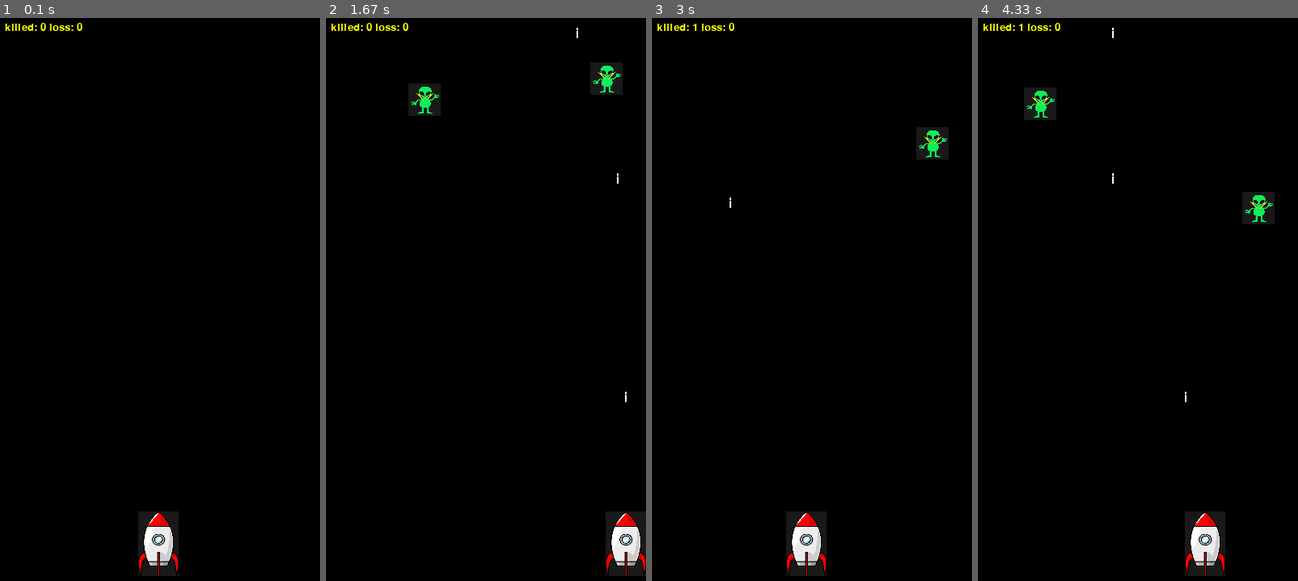
Above: before the commit, frames 1-4 (left to right).
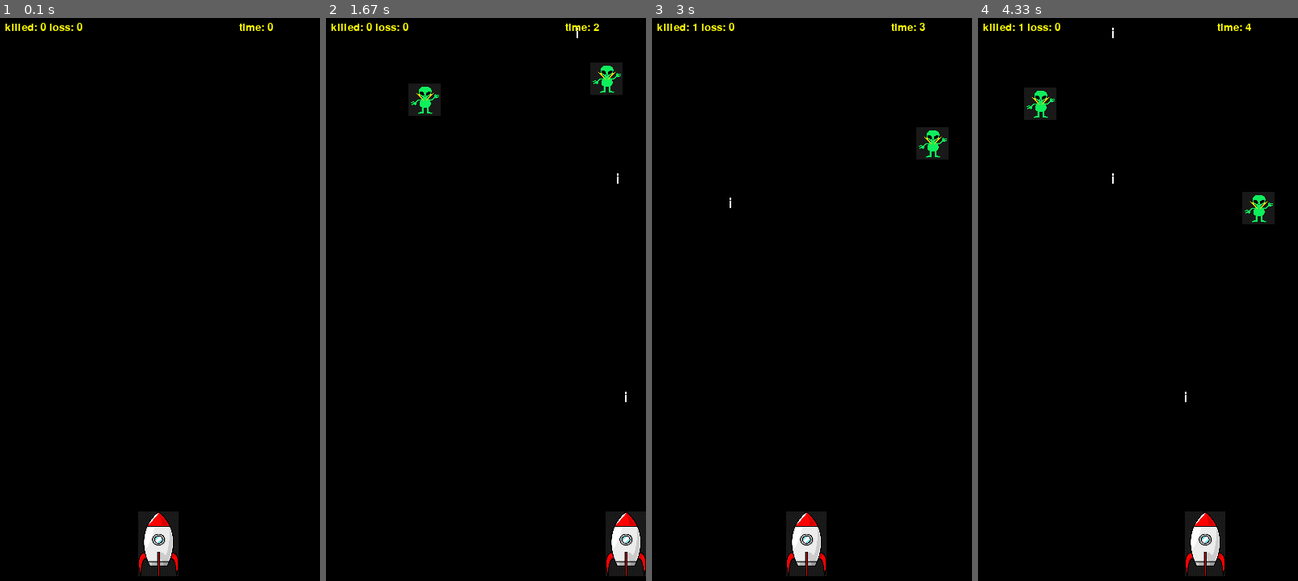
Above: after the commit, the same moments.

Repository: twoyu0830/Python_Practice
Game: pygame game, started from pygame_practice2.py
The game is run twice, just before and just after one commit, with the same random seed, the same clock (stepped at 60 frames per second) and the same inputs.
Inputs:
- Up to frame 1 (0.1 s): no input
- Up to frame 2 (1.67 s): tap Space at 0.33, 0.73, 1.03, 1.23, 1.53 s; hold Right 0.67-1.13 s; hold Right 1.17-1.63 s
- Up to frame 3 (3 s): hold Left 1.67-2.2 s; tap Space at 1.73, 2.03, 2.3, 2.6, 2.73 s; hold Left 2.23-2.63 s; hold Right from 2.67 s (still down)
- Up to frame 4 (4.33 s): tap Space at 3.03, 3.4, 3.7, 3.9, 4.2 s; release Right at 3.3 s; hold Left 3.33-3.8 s; hold Right 3.83-4.3 s

The runs differ from the first frame. In frame 1, less than 0.1% of the frame differs, in the area x 74-86%, y 0-3%; in frame 2, less than 0.1%; in frame 3, less than 0.1%; in frame 4, less than 0.1%.

Commit message:
Shooting Game

Diff:
--- a/pygame_practice2.py
+++ b/pygame_practice2.py
@@ -1,6 +1,7 @@
 import pygame
 import random
 import time
+from datetime import datetime
 
 # 1. 게임 초기화
 pygame.init()
@@ -61,6 +62,7 @@
 kill = 0
 loss = 0
 # 4. 메인 이벤트
+start_time = datetime.now()
 SB = 0
 while SB == 0:
 
@@ -88,6 +90,9 @@
                 space_go = False
 
     # 4-3. 입력, 시간에 따른 변화
+    now_time = datetime.now()
+    delta_time = round((now_time - start_time).total_seconds())
+
     if left_go == True:
         ss.x -= ss.move
         if ss.x <= 0:
@@ -169,8 +174,12 @@
         a.show()
 
     font = pygame.font.Font('C:/windows/Fonts/h8514sys.fon', 20)
-    text = font.render('killed: {} loss: {}'.format(kill, loss), True, (255, 255, 0))
-    screen.blit(text, (10, 5))
+    text_kill = font.render('killed: {} loss: {}'.format(kill, loss), True, (255, 255, 0))
+    screen.blit(text_kill, (10, 5))
+
+    text_time = font.render('time: {}'.format(delta_time), True, (255, 255, 0))
+    screen.blit(text_time, (size[0] - 100, 5))
+
 
     # 4-5 업데이트
     pygame.display.flip()
